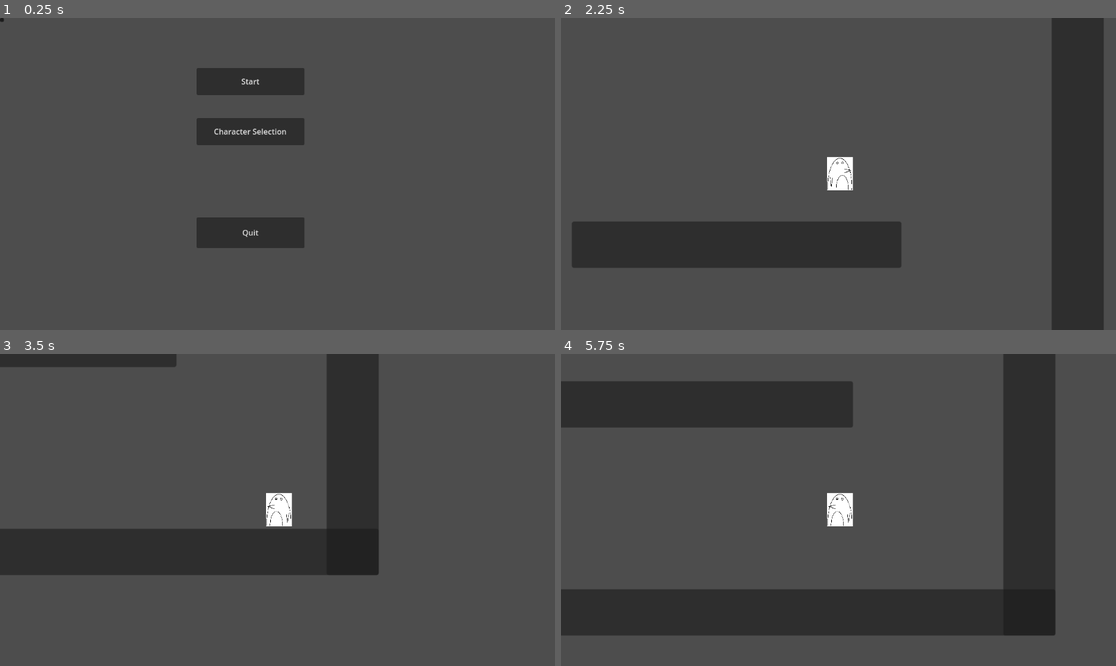
Above: before the commit, frames 1-4 (two rows, left to right).
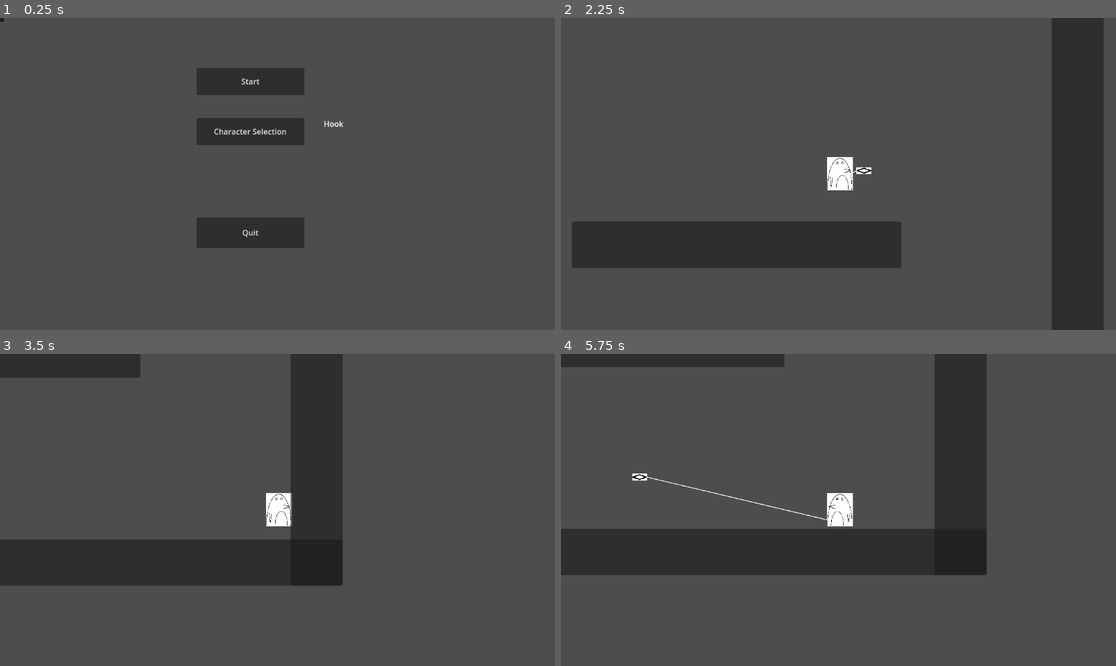
Above: after the commit, the same moments.

Repository: KeepSmyle/game-two
Game: Godot game, scene res://main_menu.tscn
The game is run twice, just before and just after one commit, with the same random seed, the same clock (stepped at 60 frames per second) and the same inputs.
Inputs:
- Up to frame 1 (0.25 s): no input
- Up to frame 2 (2.25 s): click "Start" at 0.5 s; hold D (peng_moveRight) from 1.28 s (still down); tap Ctrl (peng_hook, bound only before the commit) at 1.35, 2.1 s; tap Space (peng_jump) at 1.52 s
- Up to frame 3 (3.5 s): tap Space (peng_jump) at 2.27 s; release D (peng_moveRight) at 2.78 s; hold A (peng_moveLeft) from 2.78 s (still down); tap S (peng_lookDown) at 2.85 s; tap Ctrl (peng_hook, bound only before the commit) at 3.05 s
- Up to frame 4 (5.75 s): release A (peng_moveLeft) at 3.53 s; hold D (peng_moveRight) 3.53-5.03 s; tap Up (peng_lookUp) at 3.6 s; tap Space (peng_jump) at 3.77, 4.52, 5.27 s; tap Ctrl (peng_hook, bound only before the commit) at 3.8, 4.35, 5.1 s; hold A (peng_moveLeft) from 5.03 s (still down)

The runs differ from the first frame. In frame 1, less than 0.1% of the frame differs, in the area x 58-62%, y 32-35%; in frame 2, less than 0.1%; in frame 3, 13%; in frame 4, 46%, in the area x 0-90%, y 0-91%.

Commit message:
added label for selected character, increased swingspeed

Diff:
--- a/Game Two/Player/Player.gd
+++ b/Game Two/Player/Player.gd
@@ -2,6 +2,7 @@
 
 var direction
 var aim
+var collision
 
 const SPEED = 300.0
 const JUMP_VELOCITY = -400.0
@@ -39,3 +40,6 @@
 	# adds gravity
 	if !is_on_floor():
 		velocity.y += gravity * delta
+
+	#move_and_slide returns true while colliding
+	collision = move_and_slide()
--- a/Game Two/Player/Player_hook.gd
+++ b/Game Two/Player/Player_hook.gd
@@ -6,7 +6,7 @@
 var rope
 var hookIsFired
 var hook_starting_position
-var swing_speed = 400.0
+var swing_speed = 500.0
 
 func _ready():
 	hookIsFired = false
@@ -32,7 +32,7 @@
 	elif is_on_floor():
 		velocity.x = move_toward(velocity.x, 0, SPEED/4)
 
-	if Input.is_action_just_pressed("peng_hook"):
+	if Input.is_action_just_pressed("peng_action"):
 		shoot(aim)
 
 	if hookIsFired:
@@ -66,8 +66,6 @@
 					velocity.x = swing_speed * -hook_direction_y / hook_distance
 					velocity.y = swing_speed * -hook_direction_x / hook_distance
 
-	#move_and_slide returns true while colliding
-	var collision = move_and_slide()
 	if collision:
 		if hookIsFired && hook.isStuck:
 			hookScene.queue_free()
--- a/Game Two/Player/player_bounce.gd
+++ b/Game Two/Player/player_bounce.gd
@@ -7,4 +7,8 @@
 
 func _physics_process(delta):
 	_standart_movement(delta)
-	move_and_slide()
+
+	if Input.is_action_pressed("peng_action"):
+		if collision:
+			velocity.x = -1 * velocity.x
+			velocity.y = -1 * velocity.y
--- a/Game Two/main_menu.gd
+++ b/Game Two/main_menu.gd
@@ -1,9 +1,11 @@
 extends Node2D
 
-var character = "Bounce_Guy"
+var character = "Hook_Guy"
 
 func _ready():
-	pass
+	var label = find_child("Selected Character")
+	if label:
+		label.set_text(character.erase(character.length() - 4, 4))
 
 
 func _on_quit_pressed():
--- a/Game Two/main_menu.tscn
+++ b/Game Two/main_menu.tscn
@@ -18,6 +18,12 @@
 offset_right = 632.0
 offset_bottom = 264.0
 text = "Character Selection"
+
+[node name="Selected Character" type="Label" parent="."]
+offset_left = 672.0
+offset_top = 208.0
+offset_right = 744.0
+offset_bottom = 264.0
 
 [node name="Settings" type="Button" parent="."]
 offset_right = 8.0
--- a/Game Two/project.godot
+++ b/Game Two/project.godot
@@ -41,7 +41,7 @@
 , Object(InputEventJoypadMotion,"resource_local_to_scene":false,"resource_name":"","device":-1,"axis":0,"axis_value":1.0,"script":null)
 ]
 }
-peng_hook={
+peng_action={
 "deadzone": 0.5,
 "events": [Object(InputEventKey,"resource_local_to_scene":false,"resource_name":"","device":-1,"window_id":0,"alt_press …(182 unchanged characters)…
 , Object(InputEventJoypadButton,"resource_local_to_scene":false,"resource_name":"","device":-1,"button_index":2,"pressure":0.0,"pressed":false,"script":null)
